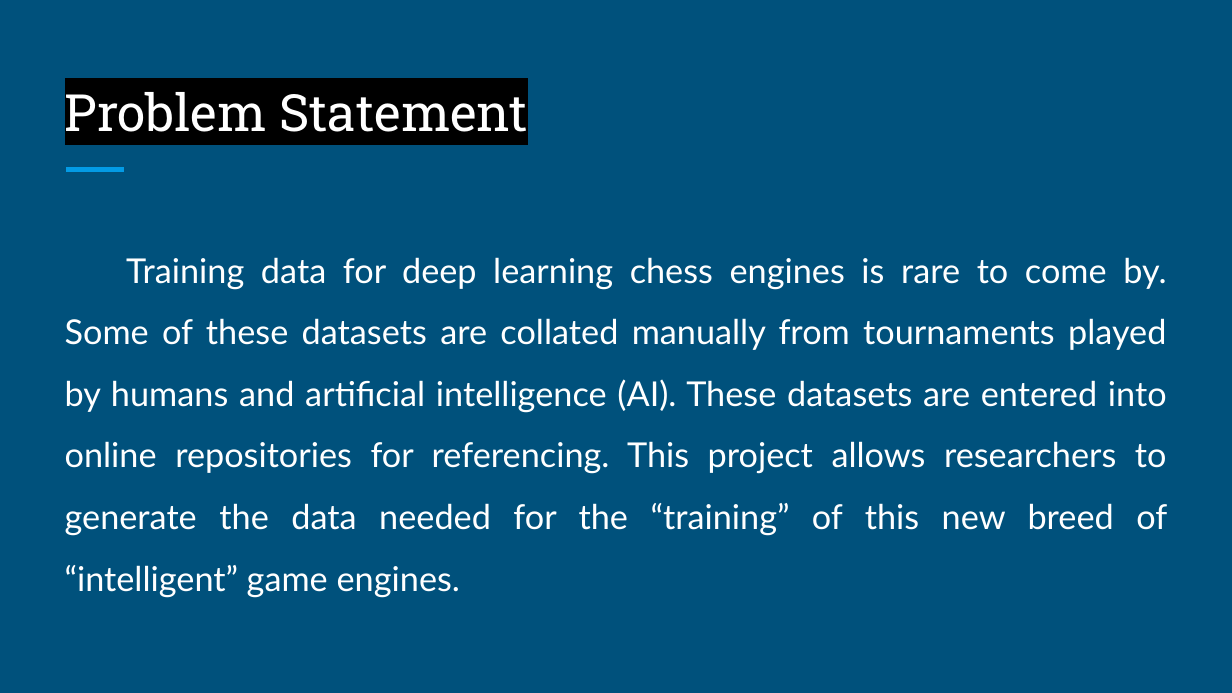
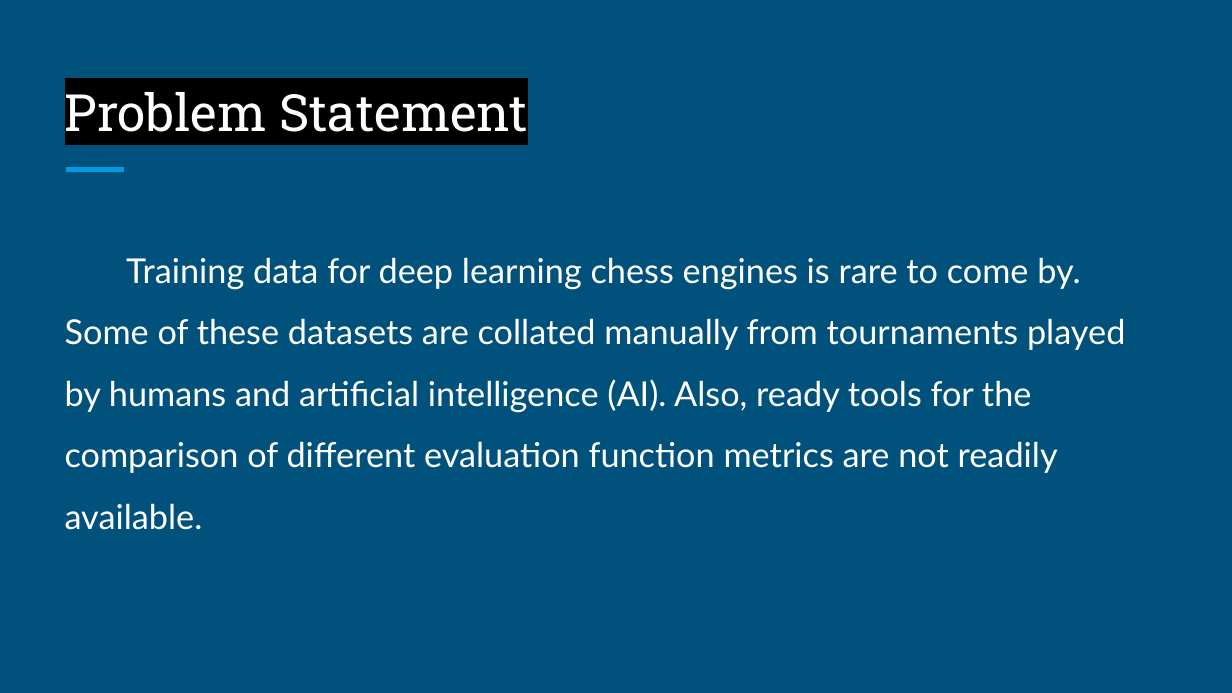
Before and after one commit to ahira-justice/CSC495, a slide deck: slide 3 of presentation/185576_3_ADEFOKUN_LOCI_ A CHESS ENGINE FOR GENERATING GAME DATA.pptx. Drawn at 1232x693 pixels with LibreOffice and Linux fonts; fonts in the diff are those of the drawing. Boxes give left, top, right and bottom in pixels: in the first picture for what was removed or moved away, otherwise in the second. Text is boxed around its words. In the diff, an @@ line names an element or a change of style, - is before the commit and + after.

```diff
--- a/presentation/185576_3_ADEFOKUN_LOCI_ A CHESS ENGINE FOR GENERATING GAME DATA.pptx
+++ b/presentation/185576_3_ADEFOKUN_LOCI_ A CHESS ENGINE FOR GENERATING GAME DATA.pptx
@@ text at bbox=[65, 257, 1125, 530]: text changed @@
-Training data for deep learning chess engines is rare to come by. Some of these datasets are collated manually from tournaments played by humans and artificial intelligence (AI). These datasets are entered into online repositories for referencing. This project allows researchers to generate the data needed for the “training” of this new breed of “intelligent” game engines.
+Training data for deep learning chess engines is rare to come by. Some of these datasets are collated manually from tournaments played by humans and artificial intelligence (AI). Also, ready tools for the comparison of different evaluation function metrics are not readily available.
```
Also in this commit, not shown: 4 other slides changed, 2 slides added, 2 slides removed, 8 other files.
